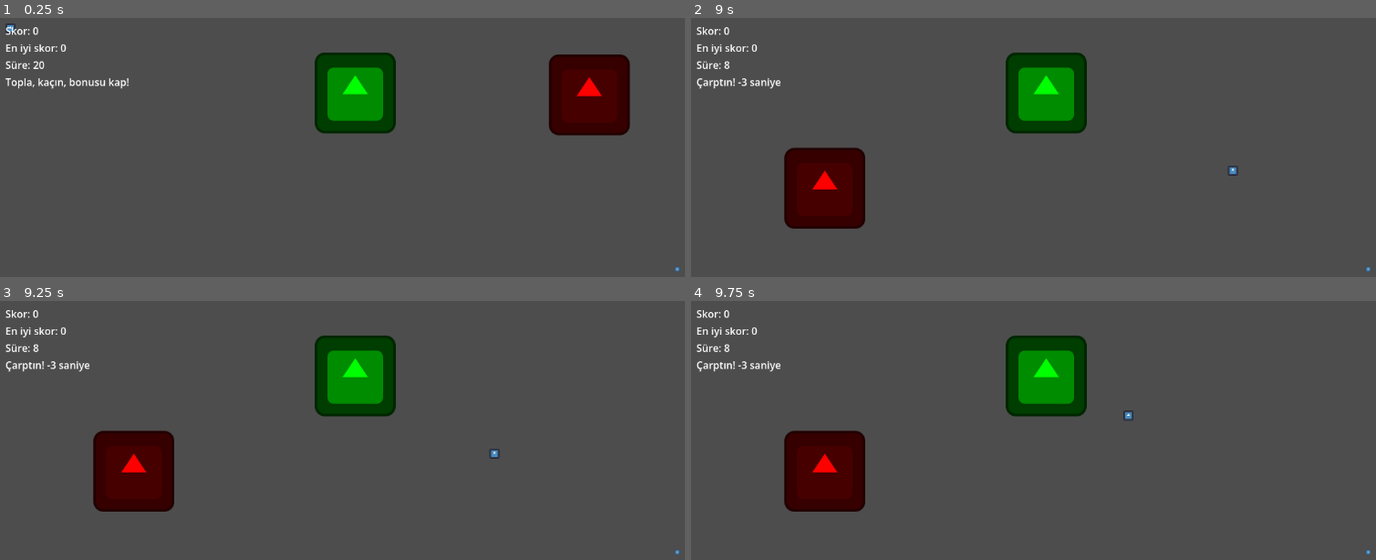
Above: before the commit, frames 1-4 (two rows, left to right).
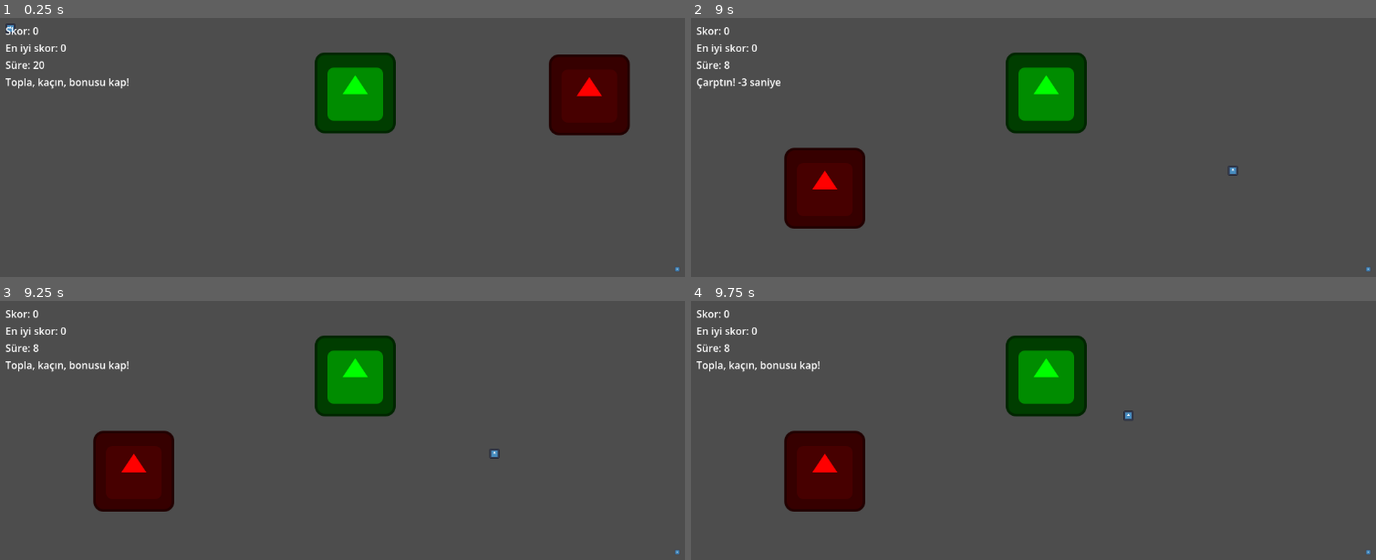
Above: after the commit, the same moments.

Repository: kilicaslanyusuf/week-01-button-test
Game: Godot game, scene res://collector_game.tscn
Two runs of this game, one before a commit and one after it. Both use one fixed random seed, a clock stepped at 60 frames per second and the inputs below. This scene is started directly instead of the project's main scene. The engine's default icon, where the game draws it, is replaced by a stand-in: a white triangle on a blue panel in a dark square.
Inputs:
- Up to frame 1 (0.25 s): no input
- Up to frame 2 (9 s): tap Enter (ui_accept) at 0.5, 0.6, 0.77, 1.07, 1.25, 1.35, 1.52, 1.82, 2, 2.1, 2.75, 2.85, 3.02, 3.32, 3.5, 3.6, 3.77, 4.07, 4.35, 4.52, 4.82, 5, 5.1, 5.85, 6.02, 6.32, 6.6, 6.77, 7.07, 7.35, 7.52, 7.82, 8.1, 8.85 s; hold Up (ui_up) 0.53-2.03 s; hold Left (ui_left) 2.03-3.53 s; hold Down (ui_down) 3.53-4.28 s; hold Right (ui_right) 4.28-5.03 s; hold Up (ui_up) 5.03-5.78 s; hold Right (ui_right) 5.78-8.03 s; hold Down (ui_down) 8.03-8.78 s; hold Left (ui_left) from 8.78 s (still down)
- Up to frame 3 (9.25 s): keep holding Left (ui_left); tap Enter (ui_accept) at 9.02 s
- Up to frame 4 (9.75 s): tap Enter (ui_accept) at 9.32, 9.6 s; release Left (ui_left) at 9.53 s; hold Up (ui_up) from 9.53 s (still down)

Frames 1-2 are identical in both runs. In frame 3, 0.3% of the frame differs, in the area x 0-19%, y 23-28%; in frame 4, 0.3%.

Commit message:
Improve collector game feedback and status flow

Diff:
--- a/collector_game.tscn
+++ b/collector_game.tscn
@@ -45,6 +45,10 @@
 
 [node name="GameTimer" type="Timer" parent="." unique_id=2077921762]
 
+[node name="MessageTimer" type="Timer" parent="." unique_id=1531941421]
+wait_time = 0.8
+one_shot = true
+
 [node name="Player" type="CharacterBody2D" parent="." unique_id=86132533]
 script = ExtResource("1_86kap")
 
@@ -84,4 +88,5 @@
 shape = SubResource("CircleShape2D_750j1")
 
 [connection signal="timeout" from="GameTimer" to="." method="_on_game_timer_timeout"]
+[connection signal="timeout" from="MessageTimer" to="." method="_on_message_timer_timeout"]
 [connection signal="body_entered" from="Collectible" to="." method="_on_collectible_body_entered"]
--- a/game.gd
+++ b/game.gd
@@ -16,6 +16,7 @@
 @onready var hazard = $Hazard
 @onready var bonus = $Bonus
 @onready var game_timer = $GameTimer
+@onready var message_timer = $MessageTimer
 
 func _ready():
 	rng.randomize()
@@ -25,7 +26,7 @@
 	score = 0
 	time_left = 20
 	game_active = true
-	status_label.text = "Topla, kaçın, bonusu kap!"
+	set_default_status()
 
 	move_collectible([])
 	move_hazard([collectible.global_position])
@@ -47,6 +48,17 @@
 	score_label.text = "Skor: %d" % score
 	best_score_label.text = "En iyi skor: %d" % best_score
 	time_label.text = "Süre: %d" % time_left
+
+func set_default_status():
+	if game_active:
+		status_label.text = "Topla, kaçın, bonusu kap!"
+
+func show_temp_status(text: String):
+	status_label.text = text
+	message_timer.start()
+
+func _on_message_timer_timeout():
+	set_default_status()
 
 func get_safe_random_position(excluded_positions: Array, min_distance: float) -> Vector2:
 	var size = get_viewport_rect().size
@@ -85,7 +97,7 @@
 		if score > best_score:
 			best_score = score
 
-		status_label.text = "Topladın!"
+		show_temp_status("Topladın!")
 		update_ui()
 		move_collectible([hazard.global_position, bonus.global_position])
 
@@ -96,7 +108,7 @@
 		if time_left < 0:
 			time_left = 0
 
-		status_label.text = "Çarptın! -3 saniye"
+		show_temp_status("Çarptın! -3 saniye")
 		update_ui()
 		move_hazard([collectible.global_position, bonus.global_position])
 
@@ -106,7 +118,7 @@
 func check_bonus():
 	if player.global_position.distance_to(bonus.global_position) < 25:
 		time_left+=2
-		status_label.text="Bonus! +2 saniye"
+		show_temp_status("Bonus! +2 saniye")
 		update_ui()
 		move_bonus([collectible.global_position, hazard.global_position])
 
@@ -123,6 +135,7 @@
 func finish_game():
 	game_active = false
 	game_timer.stop()
+	message_timer.stop()
 
 	if score <= 4:
 		status_label.text = "Zayıf tur. Enter ile tekrar dene."
